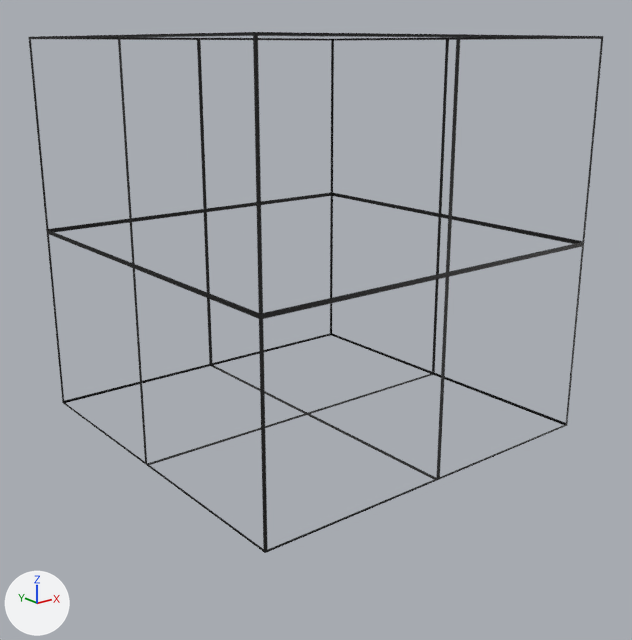
One commit to the glTF model cube.glb: the scene before it, then after it.
One viewpoint serves both versions: a 50 mm camera at (-2.78, -3.55, 0.96) aimed at (-0.16, -0.28, -0.35). The axes (+X, +Y, +Z) are drawn at lower left. The lights are the same throughout. Where no turn or scale is listed for an object, it has been applied to the vertices.
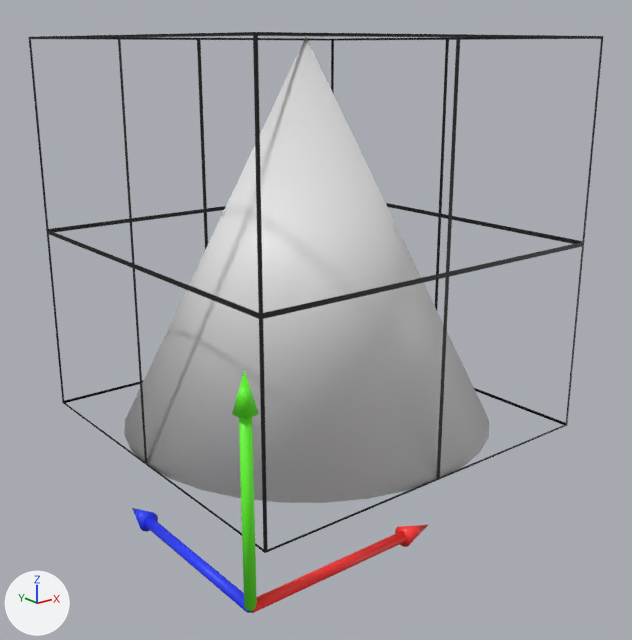
The change, as a list of edits to the scene's bpy script:
```text
Add mat_material_002:
    mat_material_002 = bpy.data.materials.new('Material.002')
    mat_material_002.use_nodes = True; mat_material_002.node_tree.nodes.clear()
    _N = mat_material_002.node_tree.nodes; _L = mat_material_002.node_tree.links
    n0 = _N.new('ShaderNodeBsdfPrincipled'); n0.name = 'Principled BSDF'
    n1 = _N.new('ShaderNodeOutputMaterial'); n1.name = 'Material Output'
    n2 = _N.new('ShaderNodeVertexColor'); n2.name = 'Color Attribute'
    _L.new(n0.outputs[0], n1.inputs[0])  # 'BSDF' to 'Surface'
    _L.new(n2.outputs[0], n0.inputs[0])  # 'Color' to 'Base Color'
Add me_cone_003:
    me_cone_003.from_pydata(...)  # a 32-sided cone pointing to +z spanning x -1.0..1.0, y -1.0..1.0, z -1.0..1.0
Add me_cylinder_002:
    me_cylinder_002.from_pydata(...)  # 64 vertices, 124 faces; spans x -0.023..0.023, y -0.023..0.023, z 0.0..0.773
    me_cylinder_002.materials.append(mat_material_002)
Add me_cone_002:
    me_cone_002.from_pydata(...)  # 33 vertices, 62 faces; spans x -1.294..-1.205, y -1.301..-1.213, z -0.231..-0.077
    me_cone_002.materials.append(mat_material_002)
Add me_cylinder_001:
    me_cylinder_001.from_pydata(...)  # 64 vertices, 124 faces; spans x 0.0..0.773, y -0.023..0.023, z -0.023..0.023
    me_cylinder_001.materials.append(mat_material_002)
Add me_cone_001:
    me_cone_001.from_pydata(...)  # 33 vertices, 62 faces; spans x -0.48..-0.326, y -1.301..-1.213, z -1.044..-0.956
    me_cone_001.materials.append(mat_material_002)
Add me_cylinder:
    me_cylinder.from_pydata(...)  # 64 vertices, 124 faces; spans x -0.023..0.023, y 0.0..0.773, z -0.023..0.023
    me_cylinder.materials.append(mat_material_002)
Add me_cone:
    me_cone.from_pydata(...)  # 33 vertices, 62 faces; spans x -1.294..-1.205, y -0.488..-0.334, z -1.044..-0.956
    me_cone.materials.append(mat_material_002)
Add ob_cone_003:
    ob_cone_003 = bpy.data.objects.new('Cone.003', me_cone_003)
    ob_cone_003.location = (0.0, 0.0, 0.0)
Add ob_cylinder_002:
    ob_cylinder_002 = bpy.data.objects.new('Cylinder.002', me_cylinder_002)
    ob_cylinder_002.location = (-1.249, -1.257, -1.0)
Add ob_cone_002:
    ob_cone_002 = bpy.data.objects.new('Cone.002', me_cone_002)
    ob_cone_002.location = (0.0, 0.0, 0.0)
Add ob_cylinder_001:
    ob_cylinder_001 = bpy.data.objects.new('Cylinder.001', me_cylinder_001)
    ob_cylinder_001.location = (-1.249, -1.257, -1.0)
Add ob_cone_001:
    ob_cone_001 = bpy.data.objects.new('Cone.001', me_cone_001)
    ob_cone_001.location = (0.0, 0.0, 0.0)
Add ob_cylinder:
    ob_cylinder = bpy.data.objects.new('Cylinder', me_cylinder)
    ob_cylinder.location = (-1.249, -1.257, -1.0)
Add ob_cone:
    ob_cone = bpy.data.objects.new('Cone', me_cone)
    ob_cone.location = (0.0, 0.0, 0.0)
```

Boxes [x1, y1, x2, y2] around the edits, measured in the pictures (632 x 640 px):
'Cone.003', added
    after: [124, 37, 489, 503]
'Cylinder.002', added
    after: [239, 417, 257, 611]
'Cylinder.001', added
    after: [251, 531, 406, 613]
'Cylinder', added
    after: [144, 517, 251, 613]
'Cone.002', added
    after: [232, 371, 258, 418]
'Cone.001', added
    after: [395, 525, 428, 547]
'Cone', added
    after: [132, 508, 158, 532]
